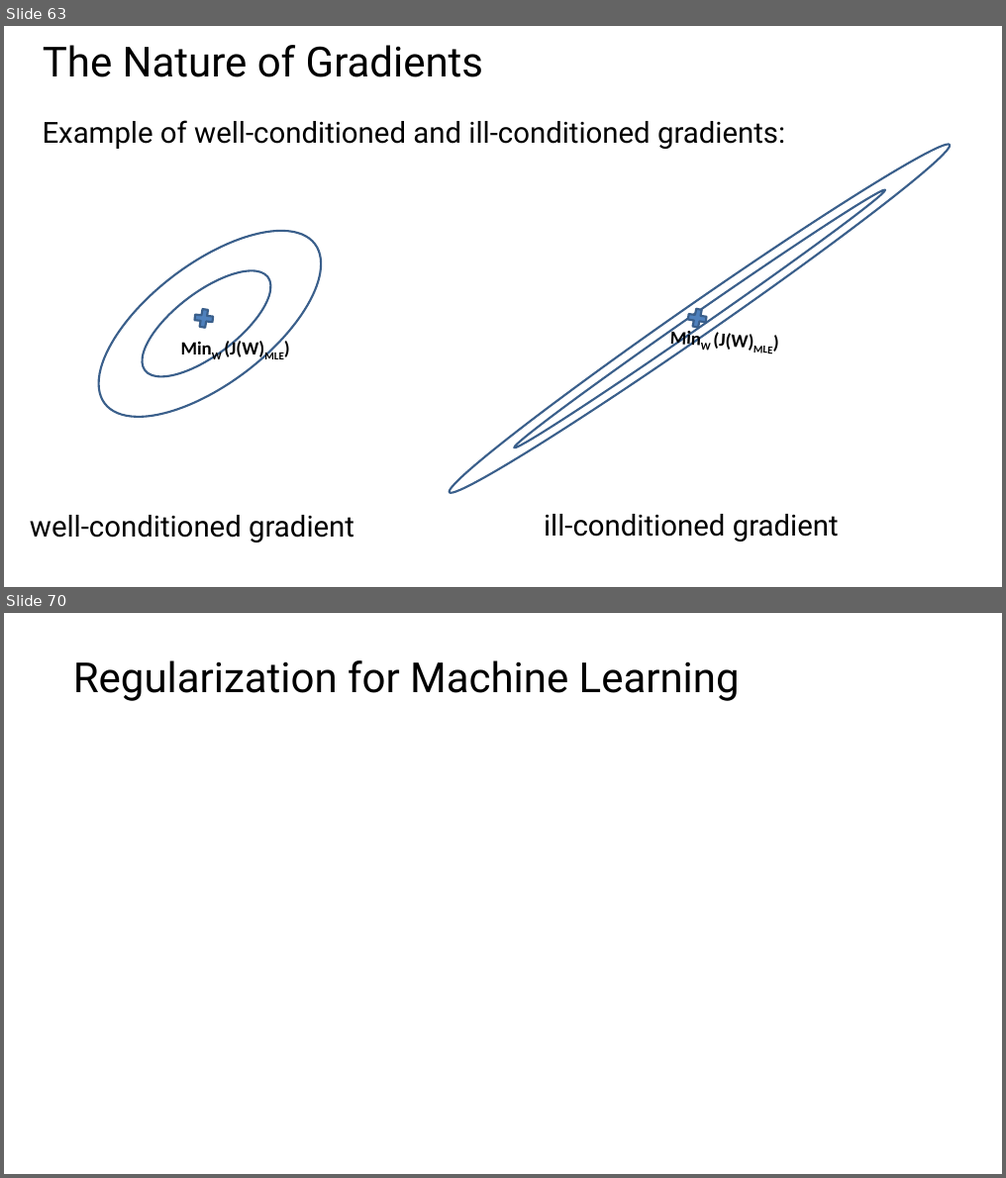
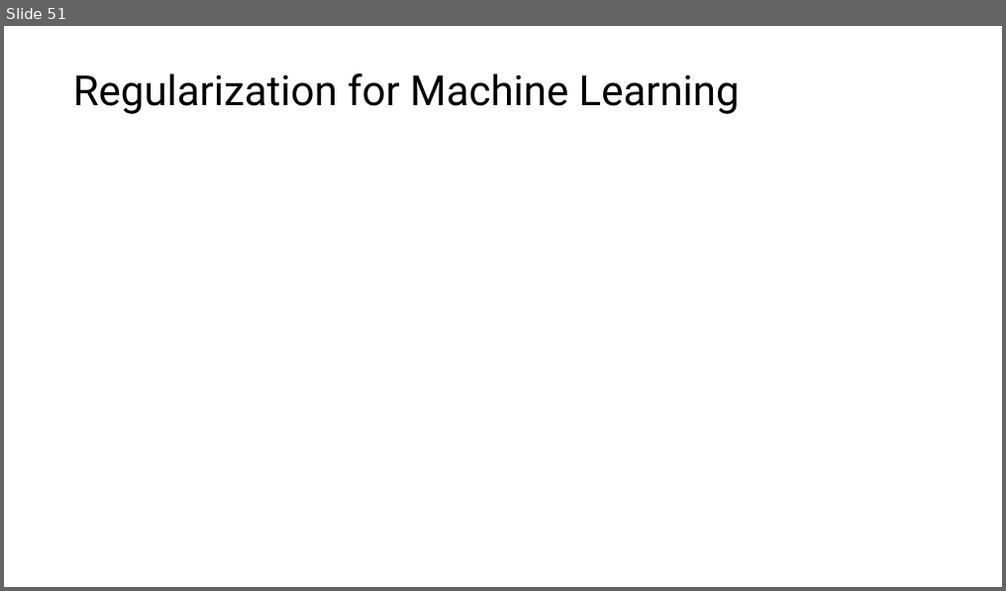
Before and after one commit to StephenElston/CSCI-E25, a slide deck: Slides/5_BuildingBlocksOfDeepLearning.pptx. Shown one above the other, each under a label of ours: slides 63 and 70 before the commit, slide 51 after it; the slides between them are not shown. The pictures are 1006x1178 and 1006x591 pixels, drawn with LibreOffice and Linux fonts; fonts in the diff are those of the drawing; grey boxes stand for pictures. Boxes give left, top, right and bottom in pixels: in the first picture for what was removed or moved away, otherwise in the second. Text is boxed around its words. In the diff, an @@ line names an element or a change of style, - is before the commit and + after.

```diff
--- a/Slides/5_BuildingBlocksOfDeepLearning.pptx
+++ b/Slides/5_BuildingBlocksOfDeepLearning.pptx
@@ slide 63 removed at <box>4,26,1002,587</box>, background #FFFFFF @@
@@ title removed at <box>43,45,483,77</box> @@
-The Nature of Gradients
@@ text removed at <box>43,120,785,149</box> @@
-Example of well-conditioned and ill-conditioned gradients:
@@ ellipse removed at <box>440,131,959,505</box> @@
@@ ellipse removed at <box>68,196,351,452</box> @@
@@ ellipse removed at <box>511,184,890,454</box> @@
@@ ellipse removed at <box>126,253,286,395</box> @@
@@ cross removed at <box>186,301,221,336</box> @@
@@ cross removed at <box>680,302,715,336</box> @@
@@ text removed at <box>224,340,283,361</box> @@
-MinW (J(W)MLE)
@@ text removed at <box>713,332,753,351</box> @@
-MinW (J(W)MLE)
@@ text removed at <box>30,515,354,543</box> @@
-well-conditioned gradient
@@ text removed at <box>544,514,839,542</box> @@
-ill-conditioned gradient
@@ what was slide 70 is now slide 51 @@
```
Also in this commit, not shown: 1 slide changed, 11 slides added, 19 other slides removed.
